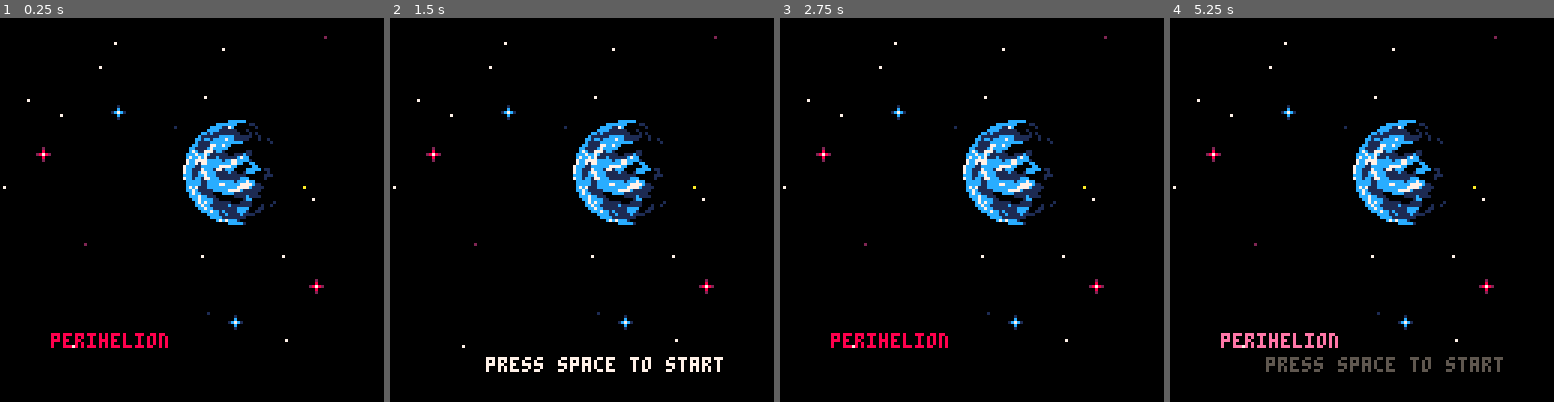
Above: before the commit, frames 1-4 (left to right).
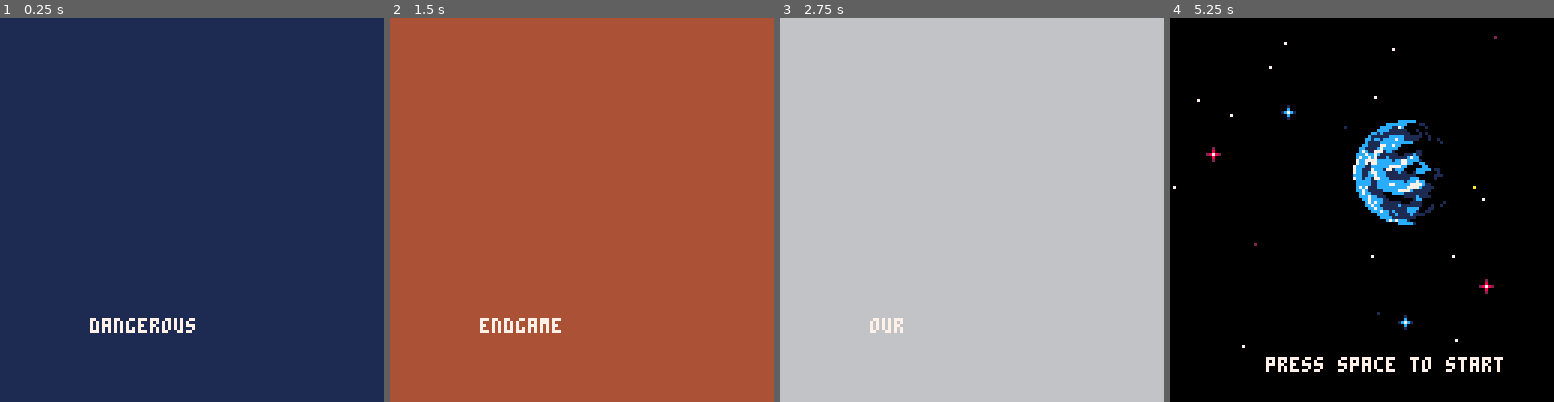
Above: after the commit, the same moments.

Repository: woofers/discord-jam-2
Game: PICO-8 cartridge discord-jam-2.p8
The game is run twice, just before and just after one commit, with the same random seed, the same clock (stepped at 60 frames per second) and the same inputs.
Inputs:
- Up to frame 1 (0.25 s): no input
- Up to frame 2 (1.5 s): tap X (X key) at 0.33, 1.07 s; tap O (Z key) at 0.7 s
- Up to frame 3 (2.75 s): hold Right 1.6-2.1 s; tap O (Z key) at 1.7, 2.1, 2.5 s; tap X (X key) at 1.85 s; hold Up 2.15-2.42 s; hold Right from 2.47 s (still down)
- Up to frame 4 (5.25 s): tap O (Z key) every 0.4 s from 2.9 to 4.9 s; tap X (X key) at 2.97, 4.08, 5.2 s; release Right at 3.03 s; hold Left 3.08-3.58 s; hold Down 3.63-3.97 s; hold Right 4.02-4.68 s; hold Up 4.73-5.03 s; hold Left from 5.08 s (still down)

The runs differ from the first frame. In frame 1, 98% of the frame differs, in the area x 0-100%, y 0-100%; in frame 2, 100%; in frame 3, 100%; in frame 4, 1.6%.

Commit message:
Update discord-jam-2.p8

Diff:
--- a/discord-jam-2.p8
+++ b/discord-jam-2.p8
@@ -746,6 +746,22 @@
     endzoomy = endzoom_y[endzoom_index]
 end
 
+function introscreen(dt)
+	local intro_sequence = {1, 2, 3, 4, 5, 6, 8, 0}
+	local intro_wsequence = {"dangerous", "orbit", "genisis:" , "endgame",
+		"beyond", "our", "intergalactic", "space"}
+	intro_frame += 1
+	if intro_frame > intro_speed * dt then
+		intro_index += 1
+		intro_frame = 0
+	end
+	introcolor = intro_sequence[intro_index]
+	introword = intro_wsequence[intro_index]
+	if intro_index > #intro_sequence then
+		intropop = true
+	end
+
+end
 
 local star = {}
 make_object(star, sprite)
@@ -936,7 +952,7 @@
    elseif name == 7 then
       name = 0
    end
-   print("perihelion", 17, 105, name)
+   print("doge: bois", 30, 100, name)
    print("press space to start", 32, 113, blink_color)
 
    -- draw planet
@@ -948,12 +964,46 @@
    draw_bluestar(76, 99)
 end
 
+local intro = {}
+make_object(intro, gameobject)
+
+function intro:init(states)
+    self.game_states = states
+end
+
+function intro:create()
+   intro_index = 1
+   intro_speed = 30 * 60
+   intro_frame = 0
+   intropop = false
+end
+
+function intro:destroy()
+end
+
+function intro:update(dt)
+    camera(0,0)
+    if (intropop) then
+    	self.game_states:pop()
+    end
+end
+
+function intro:render(dt)
+
+    introscreen(dt)
+    bg(introcolor)
+    print(introword, 30, 100, 7)
+
+
+end
+
 function _init()
    enable_keyboard()
    reset_pallet()
 
    game_states = stack()
    game_states:push(menu(game_states))
+   game_states:push(intro(game_states))
    game_states:create()
 end
 
